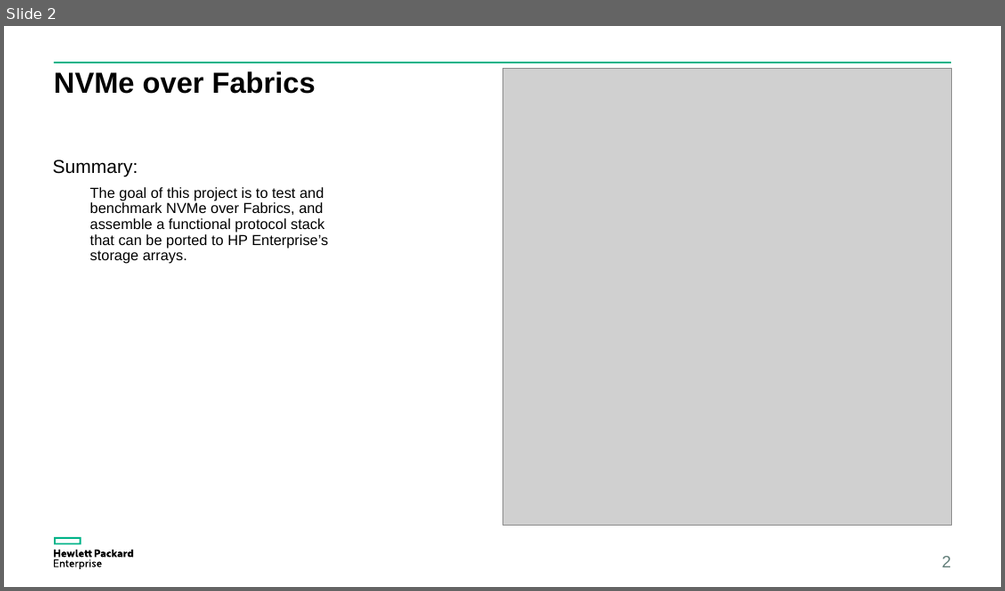
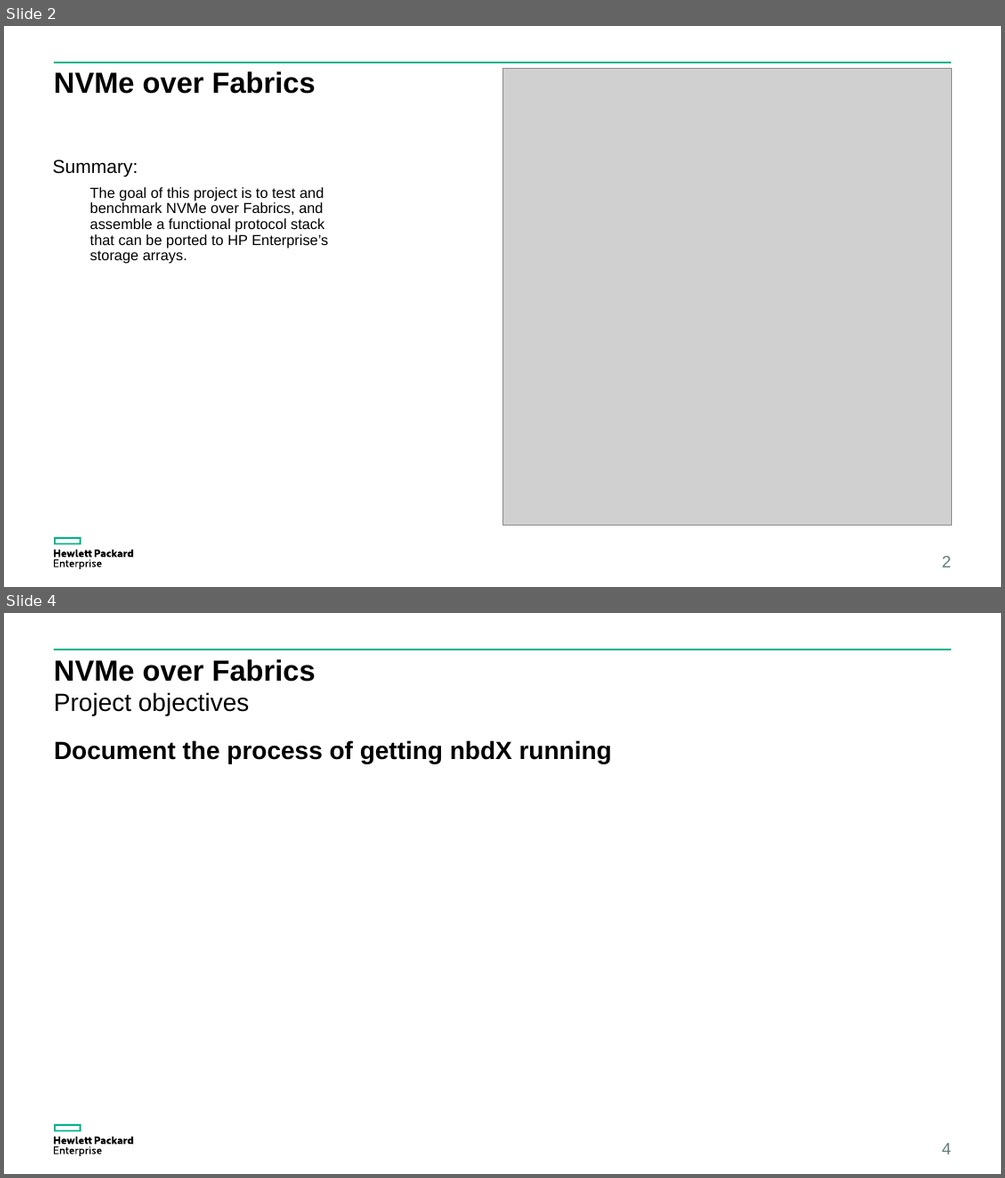
Before and after one commit to coy-humphrey/nvme-hpe, a slide deck: deliverables/HPE.Presentation.pptx. Shown one above the other, each under a label of ours: slide 2 before the commit, slides 2 and 4 after it; the slides between them are not shown. The pictures are 1005x591 and 1005x1178 pixels, drawn with LibreOffice and Linux fonts; fonts in the diff are those of the drawing; grey boxes stand for pictures. Boxes give left, top, right and bottom in pixels: in the first picture for what was removed or moved away, otherwise in the second. Text is boxed around its words. In the diff, an @@ line names an element or a change of style, - is before the commit and + after.

```diff
--- a/deliverables/HPE.Presentation.pptx
+++ b/deliverables/HPE.Presentation.pptx
@@ slide 4 added at <box>4,613,1001,1174</box>, background #FFFFFF; not listed: 3 template elements that a slide beside it also shows @@
@@ title added at <box>54,659,316,682</box>, 28 pt, text #000000, bold @@
+NVMe over Fabrics
@@ text added at <box>54,692,250,715</box>, 24 pt, text #000000 @@
+Project objectives
@@ text added at <box>54,740,612,763</box>, 24 pt, text #000000, bold @@
+Document the process of getting nbdX running
@@ page number added at <box>942,1143,951,1154</box>, 16 pt, text #617D78 @@
+4
```
Also in this commit, not shown: 8 slides changed, 1 slide removed.
